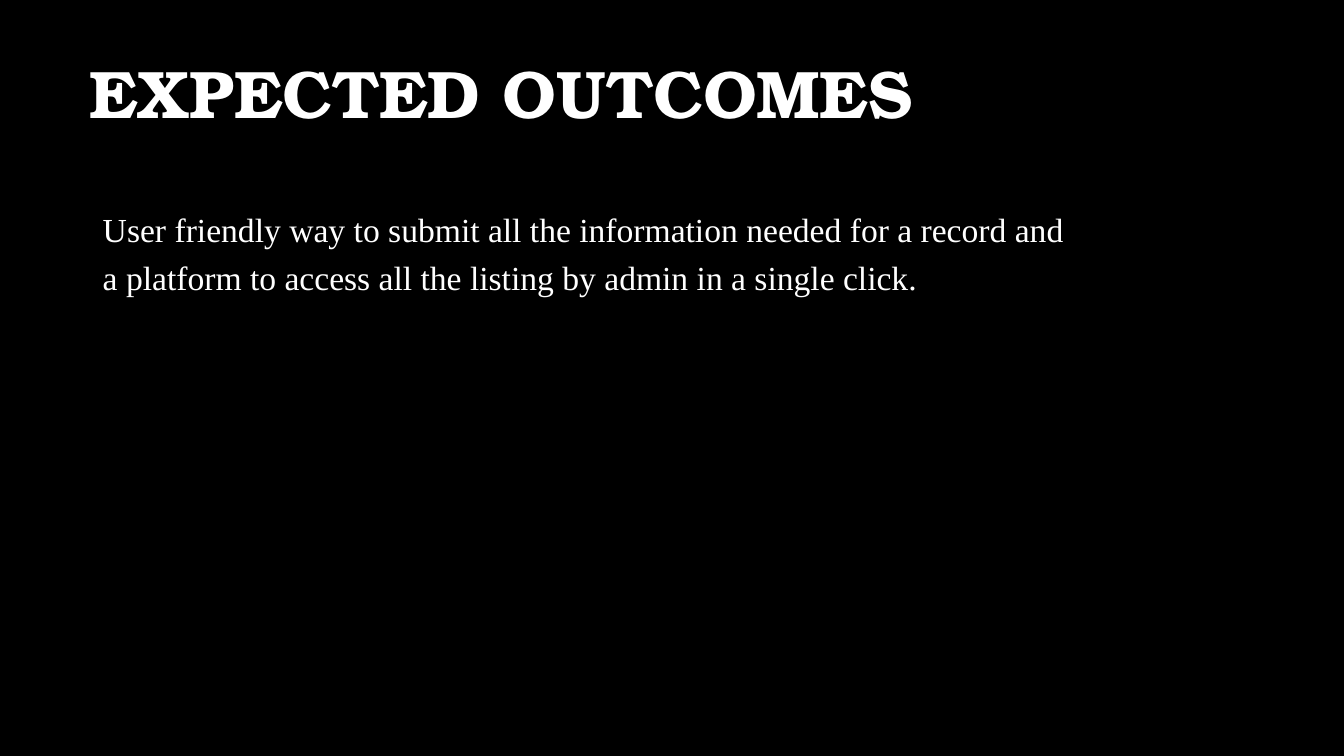
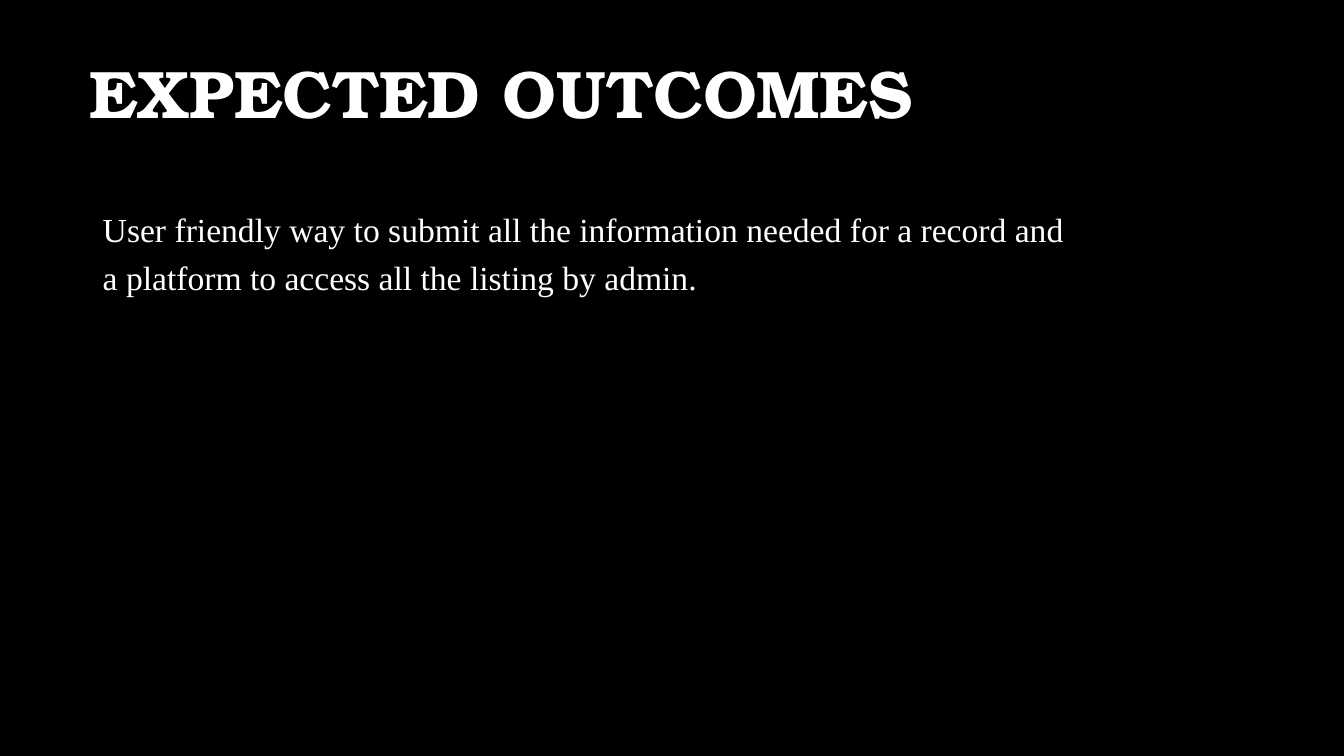
Before and after one commit to BALAJIJ-J/Review1-Documents, a slide deck: slide 15 of 20Y005-Review 1.pptx (slide 9 before the commit). Drawn at 1344x756 pixels with LibreOffice and Linux fonts; fonts in the diff are those of the drawing; background and template pictures are left out. Boxes give left, top, right and bottom in pixels: in the first picture for what was removed or moved away, otherwise in the second. Text is boxed around its words. In the diff, an @@ line names an element or a change of style, - is before the commit and + after.

```diff
--- a/20Y005-Review 1.pptx
+++ b/20Y005-Review 1.pptx
@@ subtitle at (x1=103, y1=218, x2=1064, y2=297): text changed @@
-User friendly way to submit all the information needed for a record and a platform to access all the listing by admin in a single click.
+User friendly way to submit all the information needed for a record and a platform to access all the listing by admin.
```
Also in this commit, not shown: 5 other slides changed, 8 slides added, 2 slides removed, 3 other files.
